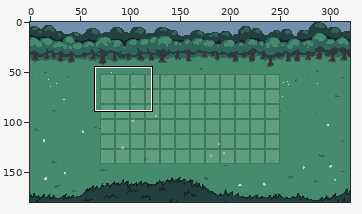
Pixel-art file, stored at assets_raw/background.aseprite. The first picture is a wide view before the edit; the outline marks the close-up.
Close-up. As it was:
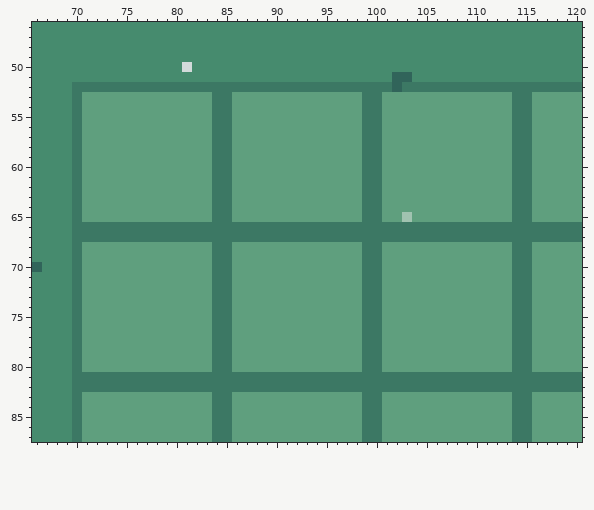
320x180 pixels, 1 frame. Shown: x 66..120, y 46..87.
After the commit:
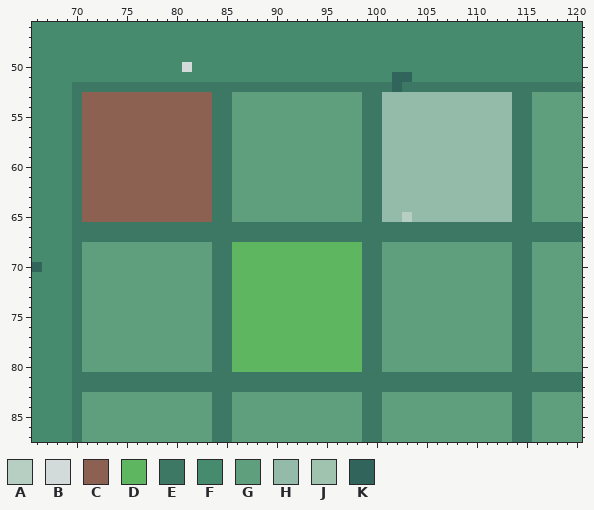
Palette (. is transparent): A #b7cec3  B #d2dada  C #8c6151  D #5fb660  E #3c7864  F #468b6e  G #5f9f7e  H #94baa9  J #a0c3b0  K #31645a
Change:
{"change": "layer \"highlighted fields\" added"}
{"where": "layer \"highlighted fields\""}
{"y":53,"x":71,"old":"GGGGGGGGGGGGG","new":"CCCCCCCCCCCCC"}
{"y":53,"x":101,"old":"GGGGGGGGGGGGG","new":"HHHHHHHHHHHHH"}
{"y":54,"x":71,"old":"GGGGGGGGGGGGG","new":"CCCCCCCCCCCCC"}
{"y":54,"x":101,"old":"GGGGGGGGGGGGG","new":"HHHHHHHHHHHHH"}
{"y":55,"x":71,"old":"GGGGGGGGGGGGG","new":"CCCCCCCCCCCCC"}
{"y":55,"x":101,"old":"GGGGGGGGGGGGG","new":"HHHHHHHHHHHHH"}
{"y":56,"x":71,"old":"GGGGGGGGGGGGG","new":"CCCCCCCCCCCCC"}
{"y":56,"x":101,"old":"GGGGGGGGGGGGG","new":"HHHHHHHHHHHHH"}
{"y":57,"x":71,"old":"GGGGGGGGGGGGG","new":"CCCCCCCCCCCCC"}
{"y":57,"x":101,"old":"GGGGGGGGGGGGG","new":"HHHHHHHHHHHHH"}
{"y":58,"x":71,"old":"GGGGGGGGGGGGG","new":"CCCCCCCCCCCCC"}
{"y":58,"x":101,"old":"GGGGGGGGGGGGG","new":"HHHHHHHHHHHHH"}
{"y":59,"x":71,"old":"GGGGGGGGGGGGG","new":"CCCCCCCCCCCCC"}
{"y":59,"x":101,"old":"GGGGGGGGGGGGG","new":"HHHHHHHHHHHHH"}
{"y":60,"x":71,"old":"GGGGGGGGGGGGG","new":"CCCCCCCCCCCCC"}
{"y":60,"x":101,"old":"GGGGGGGGGGGGG","new":"HHHHHHHHHHHHH"}
{"y":61,"x":71,"old":"GGGGGGGGGGGGG","new":"CCCCCCCCCCCCC"}
{"y":61,"x":101,"old":"GGGGGGGGGGGGG","new":"HHHHHHHHHHHHH"}
{"y":62,"x":71,"old":"GGGGGGGGGGGGG","new":"CCCCCCCCCCCCC"}
{"y":62,"x":101,"old":"GGGGGGGGGGGGG","new":"HHHHHHHHHHHHH"}
{"y":63,"x":71,"old":"GGGGGGGGGGGGG","new":"CCCCCCCCCCCCC"}
{"y":63,"x":101,"old":"GGGGGGGGGGGGG","new":"HHHHHHHHHHHHH"}
{"y":64,"x":71,"old":"GGGGGGGGGGGGG","new":"CCCCCCCCCCCCC"}
{"y":64,"x":101,"old":"GGGGGGGGGGGGG","new":"HHHHHHHHHHHHH"}
{"y":65,"x":71,"old":"GGGGGGGGGGGGG","new":"CCCCCCCCCCCCC"}
{"y":65,"x":101,"old":"GGJGGGGGGGGGG","new":"HHAHHHHHHHHHH"}
{"y":68,"x":86,"old":"GGGGGGGGGGGGG","new":"DDDDDDDDDDDDD"}
{"y":69,"x":86,"old":"GGGGGGGGGGGGG","new":"DDDDDDDDDDDDD"}
{"y":70,"x":86,"old":"GGGGGGGGGGGGG","new":"DDDDDDDDDDDDD"}
{"y":71,"x":86,"old":"GGGGGGGGGGGGG","new":"DDDDDDDDDDDDD"}
{"y":72,"x":86,"old":"GGGGGGGGGGGGG","new":"DDDDDDDDDDDDD"}
{"y":73,"x":86,"old":"GGGGGGGGGGGGG","new":"DDDDDDDDDDDDD"}
{"y":74,"x":86,"old":"GGGGGGGGGGGGG","new":"DDDDDDDDDDDDD"}
{"y":75,"x":86,"old":"GGGGGGGGGGGGG","new":"DDDDDDDDDDDDD"}
{"y":76,"x":86,"old":"GGGGGGGGGGGGG","new":"DDDDDDDDDDDDD"}
{"y":77,"x":86,"old":"GGGGGGGGGGGGG","new":"DDDDDDDDDDDDD"}
{"y":78,"x":86,"old":"GGGGGGGGGGGGG","new":"DDDDDDDDDDDDD"}
{"y":79,"x":86,"old":"GGGGGGGGGGGGG","new":"DDDDDDDDDDDDD"}
{"y":80,"x":86,"old":"GGGGGGGGGGGGG","new":"DDDDDDDDDDDDD"}
